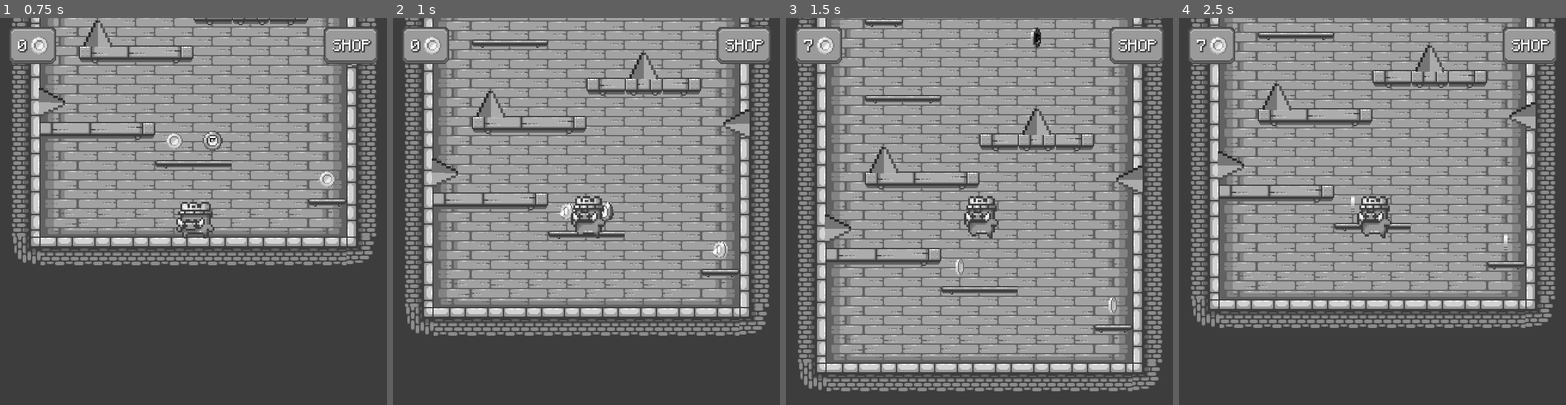
Above: before the commit, frames 1-4 (left to right).
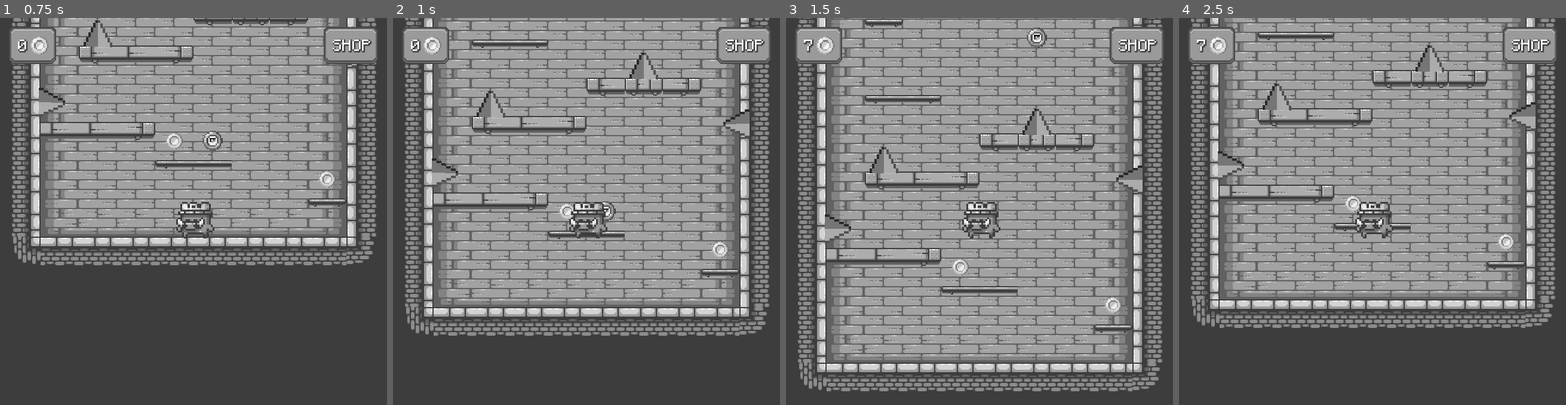
Above: after the commit, the same moments.

Repository: ofknee/the-messenger
Game: Godot game, scene res://scenes/game.tscn
The game is run twice, just before and just after one commit, with the same random seed, the same clock (stepped at 60 frames per second) and the same inputs.
Inputs:
- Up to frame 1 (0.75 s): tap Enter at 0.5 s; tap Q (dead) at 0.6 s
- Up to frame 2 (1 s): tap Up (jump) at 0.77, 0.8 s
- Up to frame 3 (1.5 s): tap Up (jump) at 1.07, 1.35 s
- Up to frame 4 (2.5 s): tap Up (jump) at 1.52, 1.82, 2.3 s; tap Q (dead) at 1.55, 2.1 s

Frame 1 is identical in both runs. In frame 2, 0.8% of the frame differs, in the area x 42-87%, y 45-63%; in frame 3, 0.9%, in the area x 42-87%, y 2-77%; in frame 4, 0.8%.
Error after the commit: Invalid access to property or key 'door_entered' on a base object of type 'Node (signal_bus.gd)'. (res://scenes/pay_button.gd:13)

Commit message:
attempt to limit shop items

Diff:
--- a/scenes/door.gd
+++ b/scenes/door.gd
@@ -12,7 +12,6 @@
 			anim.play("open")
 		if level_to_unlock == Global.Level.SPIKES:
 			unlocked["level2"] = false
-			unlocked["checkpoints"] = false
 		elif level_to_unlock == Global.Level.ADVANCED:
 			unlocked["level3"] = false
 
--- a/scenes/pay_button.gd
+++ b/scenes/pay_button.gd
@@ -10,6 +10,8 @@
 	disabled = true
 	setup()
 	Global.currency_changed.connect(payable)
+	SignalBus.door_entered.connect(setup)
+	SignalBus.level_up.connect(setup)
 
 func setup():
 	if thing in Global.unlocked.keys():
--- a/scripts/coin.gd
+++ b/scripts/coin.gd
@@ -8,7 +8,7 @@
 	anim.sprite_frames = type.anim
 
 func _process(delta: float) -> void:
-	if unlocked["animation"] == true:
+	if unlocked.get("animation") == true:
 			anim.play()
 
 func _on_body_entered(body: Node2D) -> void:
@@ -17,7 +17,7 @@
 			Global.coins += type.value
 		else:
 			Global.coins += randi_range(3,8)
-	if unlocked["sfx"] == true:
+	if unlocked.get("sfx") == true:
 		animation_player.play("pickup")
 	else:
 		queue_free()
--- a/scripts/important/global.gd
+++ b/scripts/important/global.gd
@@ -1,5 +1,6 @@
 extends Node
 
+var level = Level.BASIC
 
 var unlocked = {
 	"animation" : false,
@@ -8,13 +9,11 @@
 	"terrorMode" : false,
 	"color" : false,
 }
-
 enum Level {
 	BASIC,
 	SPIKES,
 	ADVANCED
 }
-var level = Level.BASIC
 #var bg_play = false
 
 var high_check = 10000
--- a/scripts/player.gd
+++ b/scripts/player.gd
@@ -44,14 +44,15 @@
 		terrorMode.visible = true
 
 	if Input.is_action_just_pressed("dead"):
-		unlocked["animation"] = true
+		if unlocked.get("animation") :
+			unlocked["animation"] = true
 		print("animation unlocked")
 
 	was_on_floor = is_on_floor()
 
 	if not is_on_floor():
 		velocity += get_gravity() * delta
-		if unlocked["animation"] and not landing:
+		if unlocked.get("animation") and not landing:
 			if velocity.y < 0:
 				animated_sprite.play("jump")
 			else:
@@ -60,7 +61,7 @@
 
 	if Input.is_action_just_pressed("jump") and is_on_floor():
 		velocity.y = JUMP_VELOCITY
-		if unlocked["animation"]:
+		if unlocked.get("animation"):
 			animated_sprite.play("jump")
 	var direction := Input.get_axis("walk_l", "walk_r")
 
@@ -77,18 +78,18 @@
 	move_and_slide()
 
 	if not was_on_floor and is_on_floor():
-		if unlocked["animation"]:
+		if unlocked.get("animation"):
 			landing = true
 			animated_sprite.play("land")
-		if unlocked["sfx"]:
+		if unlocked.get("sfx"):
 			land.play()
 
 	if is_on_floor() and not landing:
 		if direction:
-			if unlocked["animation"]:
+			if unlocked.get("animation"):
 				animated_sprite.play("run")
 		else:
-			if unlocked["animation"]:
+			if unlocked.get("animation"):
 				animated_sprite.play("idle")
 
 
@@ -102,9 +103,15 @@
 		level_up(2)
 	elif unlocked["level2"]:
 		level_up(1)
+		Global.unlocked = {
+			"checkpoint" : false,
+			"terrorMode" : false,
+		}
+
 
 func level_up(new_level : int) -> void:
 	if new_level == Global.Level.SPIKES:
 		global_position = start_pos1.global_position
+
 	else:
 		global_position = start_pos1.global_position
--- a/scripts/ui.gd
+++ b/scripts/ui.gd
@@ -27,11 +27,11 @@
 
 func update_ui():
 	#check kill filter
-	if unlocked["color"] and grayscale:
+	if unlocked.get("color") and grayscale:
 		grayscale.queue_free()
 		print('color deleted')
 	if Global.level == 1:
 		if unlocked["checkpoints"] == true:
 			check_node.visible = true
-	if unlocked["sfx"] == true:
+	if unlocked.get("sfx") == true:
 		AudioServer.set_bus_mute(bus_index, false)
